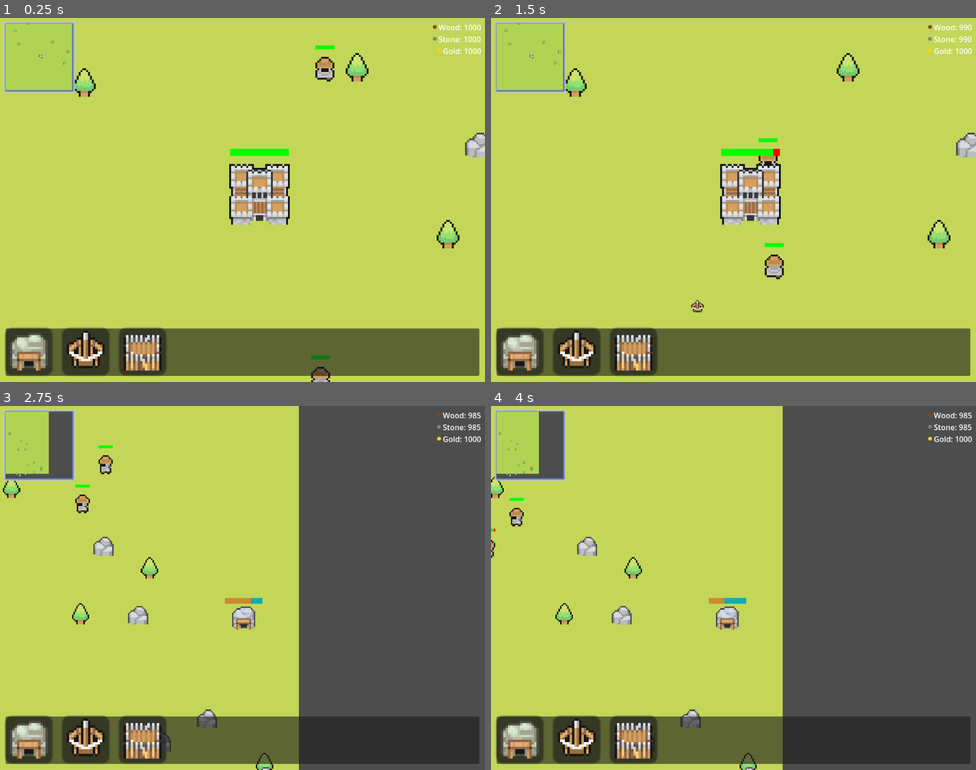
Above: before the commit, frames 1-4 (two rows, left to right).
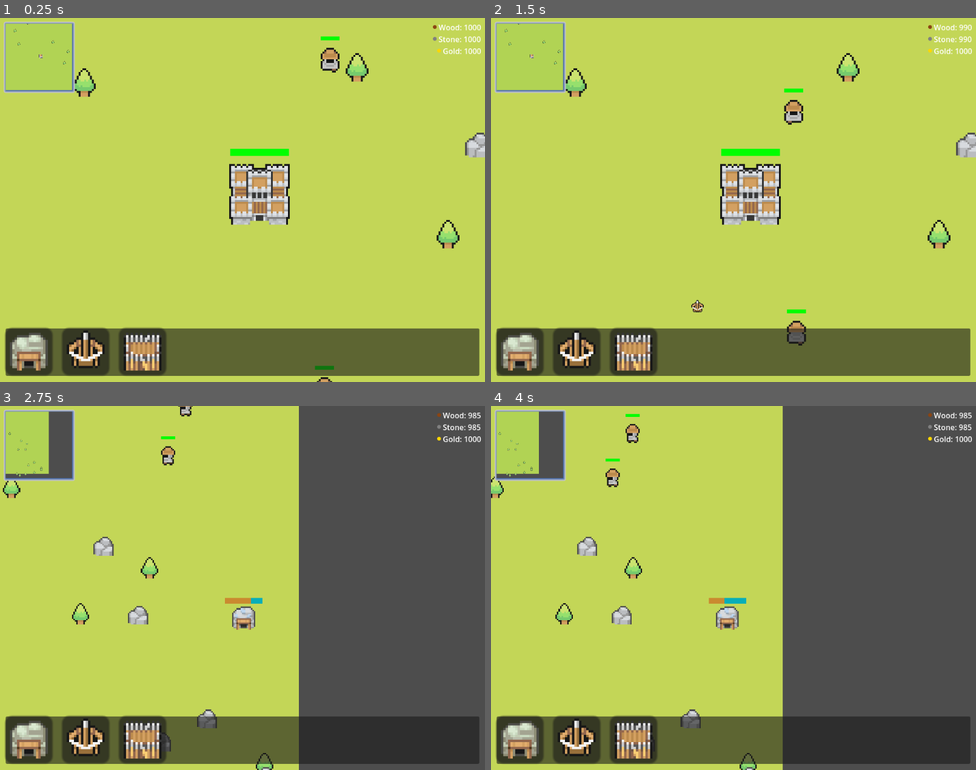
Above: after the commit, the same moments.

Repository: MSchablinger/CastleIO
Game: Godot game, scene res://world.tscn
Same seed, same stepped clock (60 frames per second), same inputs: the game is played once before the commit and once after it.
Inputs (mouse positions are in pixels of both pictures, inside the frame that each line leads up to):
- Up to frame 1 (0.25 s): no input
- Up to frame 2 (1.5 s): drag from (520, 352) to (937, 232) at 0.52 s; drag from (578, 352) to (937, 232) at 1.27 s
- Up to frame 3 (2.75 s): move the mouse to (140, 740) at 2.02 s; hold Right (ui_right) from 2.03 s (still down); tap Mouse wheel down (WheelDown) at 2.1 s; click (140, 740) at 2.17 s
- Up to frame 4 (4 s): release Right (ui_right) at 2.75 s; drag from (597, 464) to (641, 566) at 2.77 s; drag from (520, 529) to (748, 762) at 3.52 s

The runs differ from the first frame. In frame 1, 0.6% of the frame differs, in the area x 64-70%, y 5-100%; in frame 2, 1.0%, in the area x 55-65%, y 19-90%; in frame 3, 0.5%; in frame 4, 0.5%.

Commit message:
improves wall display sprite logic

Diff:
--- a/Buildings/wall.gd
+++ b/Buildings/wall.gd
@@ -1,6 +1,6 @@
 extends StaticBody2D
 
-var level: int = 1
+var Level: int = 1
 var max_level: int = 3
 var health: float = 100.0
 var is_being_attacked: bool = false
@@ -35,8 +35,8 @@
 		queue_free()
 
 func upgrade():
-	if level < max_level:
-		level += 1
+	if Level < max_level:
+		Level += 1
 		health += 50  # More health per level
 		progress_bar.max_value = health
 		progress_bar.value = health
@@ -45,15 +45,15 @@
 	return false
 
 func update_appearance():
-	sprite.texture = load("res://Assets/GodsBuildings/Walls/Lvl0%d.png" % level)
+	sprite.texture = load("res://Assets/GodsBuildings/Walls/Lvl0%d.png" % Level)
 	sprite.hframes = 3
-	sprite.vframes = 2 if level == 1 else 6  # Lvl01 is 3x2, others are 3x6
+	sprite.vframes = 2 if Level == 1 else 6  # Lvl01 is 3x2, others are 3x6
 	sprite.frame = 0  # Always show first frame
 
 func _on_input_event(_viewport, event: InputEvent, _shape_idx):
 	if event is InputEventMouseButton and event.pressed:
 		if event.button_index == MOUSE_BUTTON_RIGHT:  # Right click to upgrade
-			var upgrade_cost = 10 * level  # Increasing cost per level
+			var upgrade_cost = 10 * Level  # Increasing cost per level
 			if Game.wood >= upgrade_cost and Game.stone >= upgrade_cost:
 				if upgrade():
 					Game.wood -= upgrade_cost
--- a/Entities/peasant.gd
+++ b/Entities/peasant.gd
@@ -1,8 +1,8 @@
 extends CharacterBody2D
 
-var speed: float = 100.0  # Movement speed of the enemy
-var attack_damage: int = 10  # Damage dealt to the building per attack
-var attack_interval: float = 1.0  # Reduced time between attacks
+var speed: float = 50.0  # Movement speed of the enemy
+var attack_damage: int = 5  # Damage dealt to the building per attack
+var attack_interval: float = 1.0  # Time between attacks
 var health = 100
 var keep: Node  # Store reference to keep
 
@@ -54,25 +54,25 @@
 	if closest_wall and closest_distance < 100:
 		building = closest_wall
 		target_position = closest_wall.global_position
-		print("Targeting wall at distance: ", closest_distance)
+		# print("Targeting wall at distance: ", closest_distance)
 		navigation.target_position = target_position
 
 		if navigation.is_navigation_finished():
 			velocity = Vector2.ZERO
 			play_animation("idle")
 			if can_attack and is_close_to_target():
-				print("Attempting to attack building")
+				# print("Attempting to attack building")
 				attack_building()
 		else:
 			move_along_path()
 	elif building != null and not building.is_queued_for_deletion():
-		print("Current target: ", building.name, " at position: ", building.global_position)
+		# print("Current target: ", building.name, " at position: ", building.global_position)
 		navigation.target_position = building.global_position
 		if navigation.is_navigation_finished():
 			velocity = Vector2.ZERO
 			play_animation("idle")
 			if can_attack and is_close_to_target():
-				print("Attempting to attack building")
+				# print("Attempting to attack building")
 				attack_building()
 		else:
 			move_along_path()
@@ -93,9 +93,9 @@
 		velocity = Vector2.ZERO
 
 func attack_building():
-	print("Attack building called. Building: ", building)
+	# print("Attack building called. Building: ", building)
 	if building != null and not building.is_queued_for_deletion() and building.has_method("apply_damage"):
-		print("Dealing damage to building")
+		# print("Dealing damage to building")
 		building.apply_damage(attack_damage)
 		play_animation(get_attack_animation())
 		can_attack = false
@@ -103,7 +103,7 @@
 
 func is_close_to_target() -> bool:
 	var distance = global_position.distance_to(building.global_position)
-	print("Distance to target: ", distance)
+	# print("Distance to target: ", distance)
 	return distance < 60.0  # Increased attack range
 
 func play_animation(animation_name: String):
--- a/UI/building_panels/wall_panel.gd
+++ b/UI/building_panels/wall_panel.gd
@@ -71,24 +71,62 @@
 
 func check_and_update_connections(wall: Node2D):
 	var walls = get_tree().get_nodes_in_group("walls")
+	var connected_walls = []
+
+	print("Checking connections for wall at: ", wall.position)
+
 	for other_wall in walls:
 		if other_wall != wall:
 			var distance = wall.position.distance_to(other_wall.position)
 			if distance <= GRID_SIZE:
-				# They're adjacent, update sprites based on relative positions
-				update_wall_sprite(wall, other_wall)
-				update_wall_sprite(other_wall, wall)
+				connected_walls.append(other_wall)
+				print("Found connected wall at: ", other_wall.position, " distance: ", distance)
 
-func update_wall_sprite(wall: Node2D, adjacent: Node2D):
+	print("Total connected walls: ", connected_walls.size())
+	# Update sprites based on all connections
+	update_wall_sprite(wall, connected_walls)
+	# Update adjacent walls
+	for other_wall in connected_walls:
+		var other_connected = walls.filter(func(w):
+			return w != other_wall and w != wall and w.position.distance_to(other_wall.position) <= GRID_SIZE
+		)
+		print("Updating connected wall at: ", other_wall.position, " with ", other_connected.size(), " connections")
+		update_wall_sprite(other_wall, other_connected)
+
+func update_wall_sprite(wall: Node2D, connected_walls: Array):
 	var sprite = wall.get_node("WallSprite")
-	var relative_pos = adjacent.position - wall.position
+	var level = wall.Level
 
-	# Update frame based on relative position
-	if relative_pos.x > 0:  # Adjacent wall is to the right
-		sprite.frame = 1
-	elif relative_pos.x < 0:  # Adjacent wall is to the left
-		sprite.frame = 1
-	elif relative_pos.y > 0:  # Adjacent wall is below
-		sprite.frame = 2
-	elif relative_pos.y < 0:  # Adjacent wall is above
-		sprite.frame = 2
+	# Default to corner piece
+	if level == 1:
+		sprite.frame = 3
+	else:
+		sprite.frame = 2 # 4
+
+	if connected_walls.size() == 2:
+		var pos1 = connected_walls[0].position - wall.position
+		var pos2 = connected_walls[1].position - wall.position
+
+		# Check if the walls form a straight line
+		var is_horizontal = abs(pos1.y) < GRID_SIZE/2 and abs(pos2.y) < GRID_SIZE/2
+		var is_vertical = abs(pos1.x) < GRID_SIZE/2 and abs(pos2.x) < GRID_SIZE/2
+
+		# Check if the walls are on opposite sides
+		var opposite_sides = (pos1.x * pos2.x < 0) or (pos1.y * pos2.y < 0)
+
+		if level == 1:
+			# Level 1 wall frames
+			if is_horizontal and opposite_sides:
+				# Left/right connection (frame 1x3)
+				sprite.frame = 2
+			elif is_vertical and opposite_sides:
+				# Top/bottom connection (frame 2x3)
+				sprite.frame = 5
+		else:
+			# Level 2 and 3 wall frames
+			if is_horizontal and opposite_sides:
+				# Left/right connection (frame 3x1)
+				sprite.frame = 3 # 6
+			elif is_vertical and opposite_sides:
+				# Top/bottom connection (frame 3x2)
+				sprite.frame = 4 # 7
